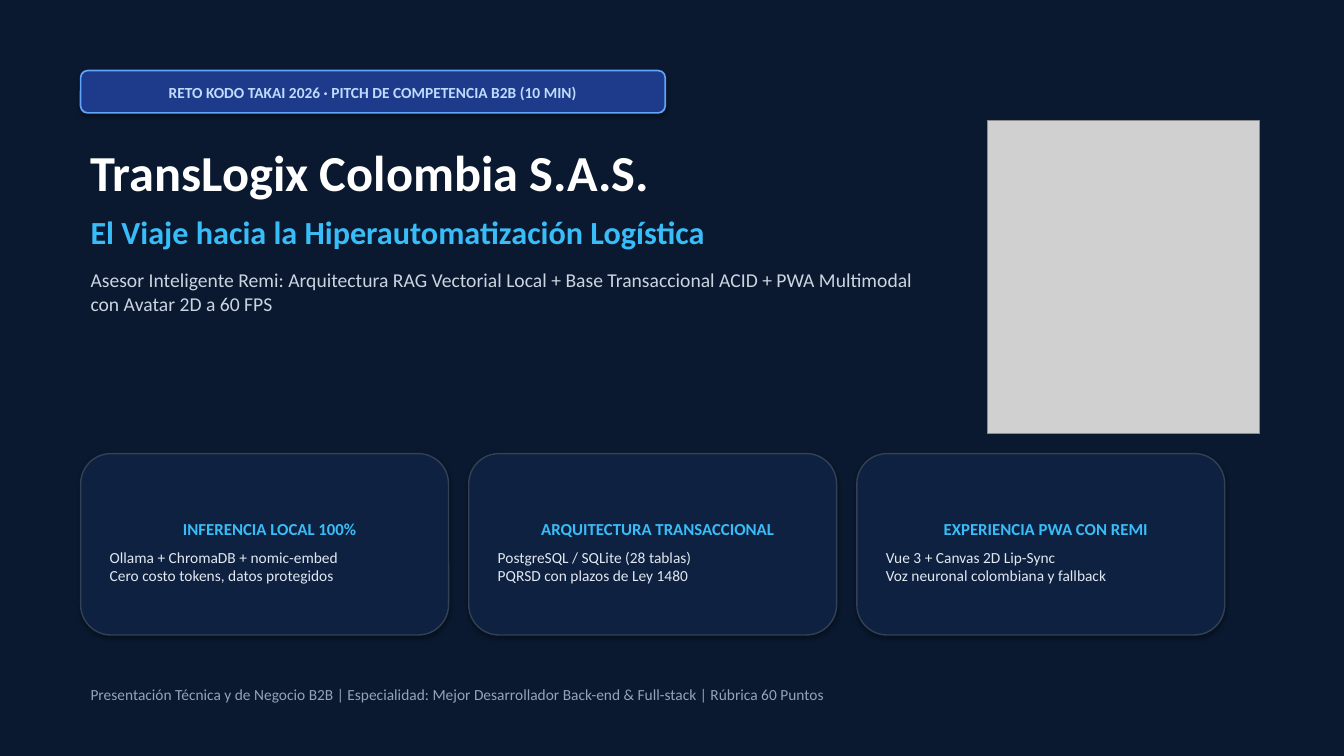
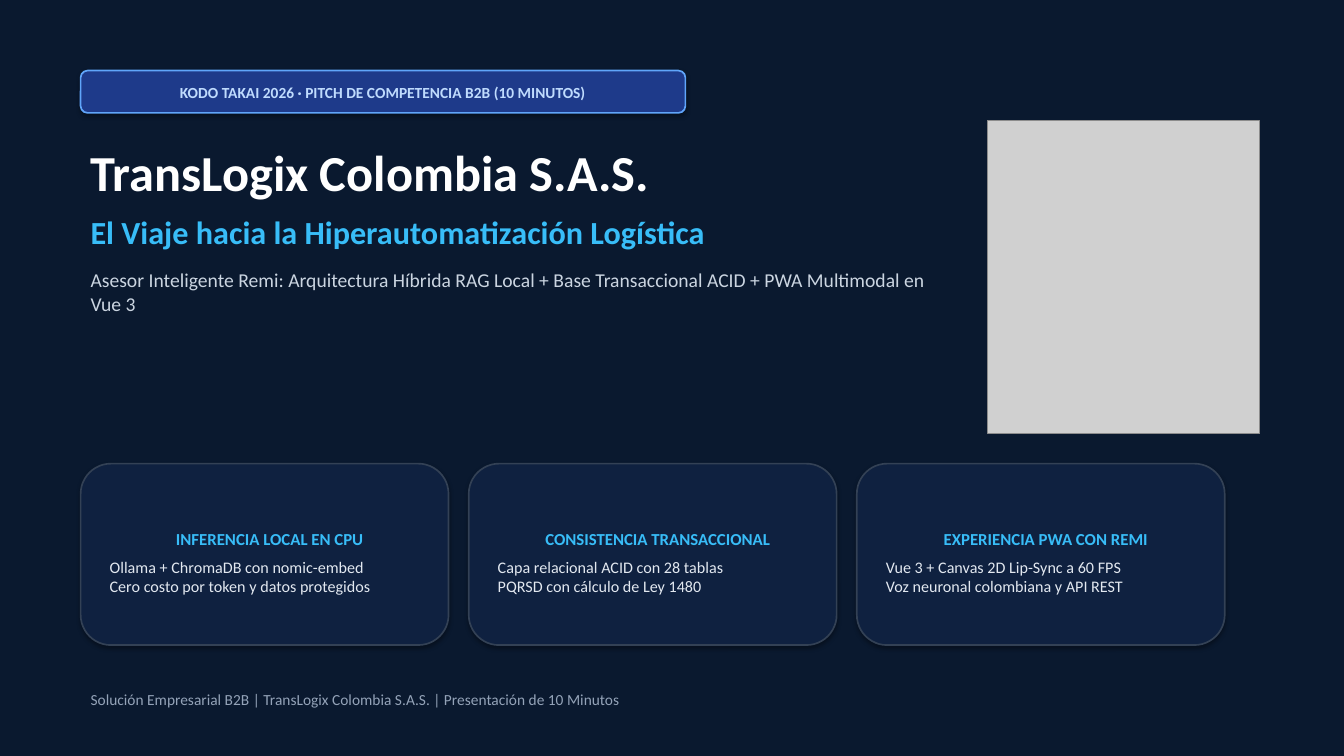
Before and after one commit to jorgemarazba/Kodotokai, a slide deck: slide 1 of TransLogix_Pitch_KodoTakai_2026.pptx. Drawn at 1344x756 pixels with LibreOffice and Linux fonts; fonts in the diff are those of the drawing; grey boxes stand for pictures. Boxes give left, top, right and bottom in pixels: in the first picture for what was removed or moved away, otherwise in the second. Text is boxed around its words. In the diff, an @@ line names an element or a change of style, - is before the commit and + after.

Commit message:
Reconstruccion de presentacion segun recomendaciones oficiales: rubrica Mejor Proyecto General, datos sustentados y nuevo balance de negocio

```diff
--- a/TransLogix_Pitch_KodoTakai_2026.pptx
+++ b/TransLogix_Pitch_KodoTakai_2026.pptx
@@ rounded rectangle "KODO TAKAI 2026 · PITCH ...": place and size @@
-rounded rectangle "KODO TAKAI 2026 · PITCH ..." at (81, 71, 665, 113)
+rounded rectangle "KODO TAKAI 2026 · PITCH ..." at (81, 71, 686, 113)
@@ text in rounded rectangle at (180, 87, 586, 100): text changed @@
-RETO KODO TAKAI 2026 · PITCH DE COMPETENCIA B2B (10 MIN)
+KODO TAKAI 2026 · PITCH DE COMPETENCIA B2B (10 MINUTOS)
@@ text at (91, 273, 924, 311): text changed @@
-Asesor Inteligente Remi: Arquitectura RAG Vectorial Local + Base Transaccional ACID + PWA Multimodal con Avatar 2D a 60 FPS
+Asesor Inteligente Remi: Arquitectura Híbrida RAG Local + Base Transaccional ACID + PWA Multimodal en Vue 3
@@ 3 rounded rectangles: place and size @@
-3 rounded rectangles at (81, 454, 1225, 635)
+3 rounded rectangles at (81, 464, 1225, 645)
@@ outline #334155 1 pt to #334155 1.2 pt in 3 elements at (857, 464, 1225, 645), (81, 464, 449, 645), (469, 464, 837, 645) @@
@@ text in rounded rectangle at (110, 534, 370, 595): text changed; size 11 to 11.5 pt @@
-INFERENCIA LOCAL 100%
-Ollama + ChromaDB + nomic-embed
-Cero costo tokens, datos protegidos
+INFERENCIA LOCAL EN CPU
+Ollama + ChromaDB con nomic-embed
+Cero costo por token y datos protegidos
@@ text in rounded rectangle at (498, 534, 770, 595): text changed; size 11 to 11.5 pt @@
-ARQUITECTURA TRANSACCIONAL
-PostgreSQL / SQLite (28 tablas)
-PQRSD con plazos de Ley 1480
+CONSISTENCIA TRANSACCIONAL
+Capa relacional ACID con 28 tablas
+PQRSD con cálculo de Ley 1480
@@ text in rounded rectangle at (886, 562, 1123, 595): text changed; size 11 to 11.5 pt @@
-Vue 3 + Canvas 2D Lip-Sync
-Voz neuronal colombiana y fallback
+Vue 3 + Canvas 2D Lip-Sync a 60 FPS
+Voz neuronal colombiana y API REST
@@ text at (91, 694, 619, 708): text changed @@
-Presentación Técnica y de Negocio B2B | Especialidad: Mejor Desarrollador Back-end & Full-stack | Rúbrica 60 Puntos
+Solución Empresarial B2B | TransLogix Colombia S.A.S. | Presentación de 10 Minutos
```
Also in this commit, not shown: 7 other slides changed, 3 slides added, 4 slides removed.
